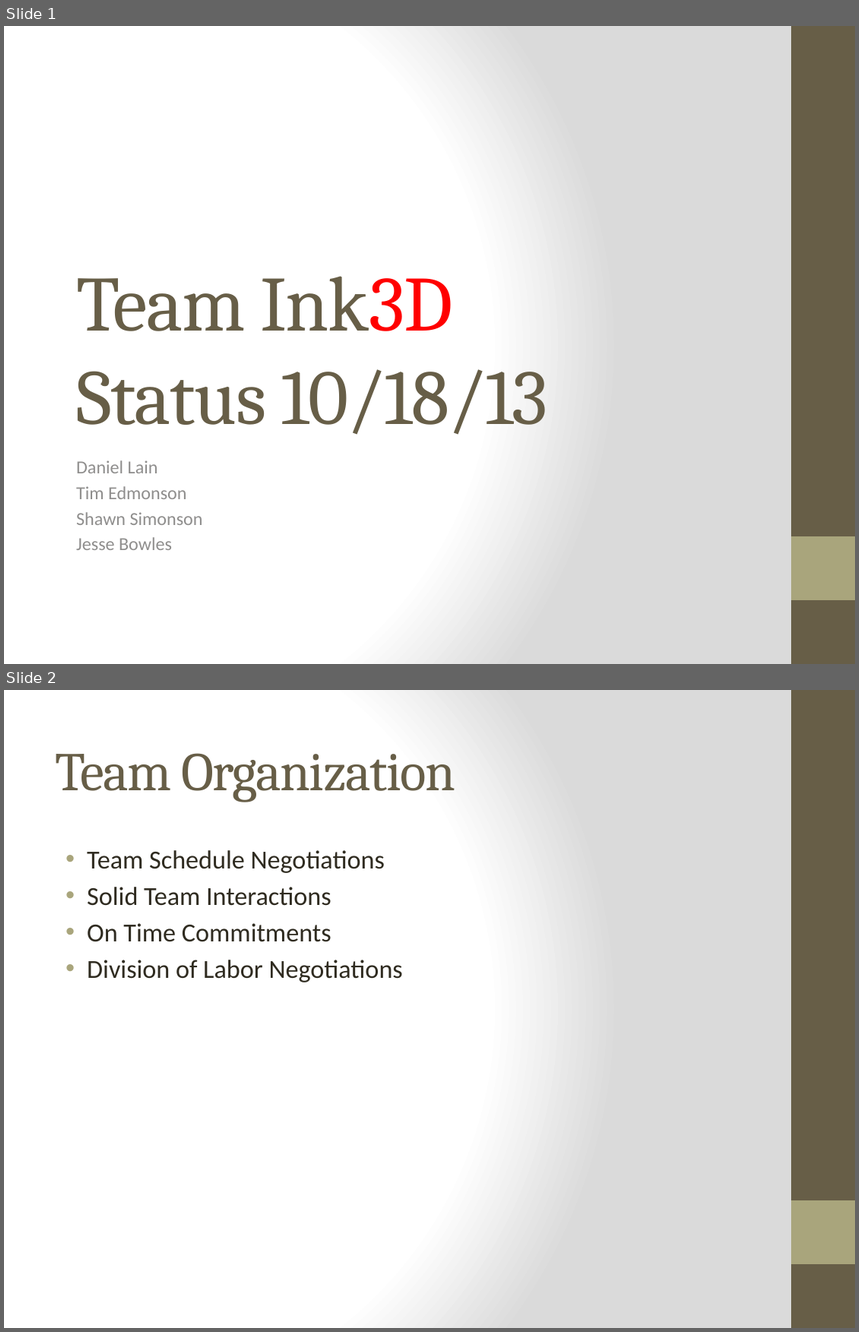
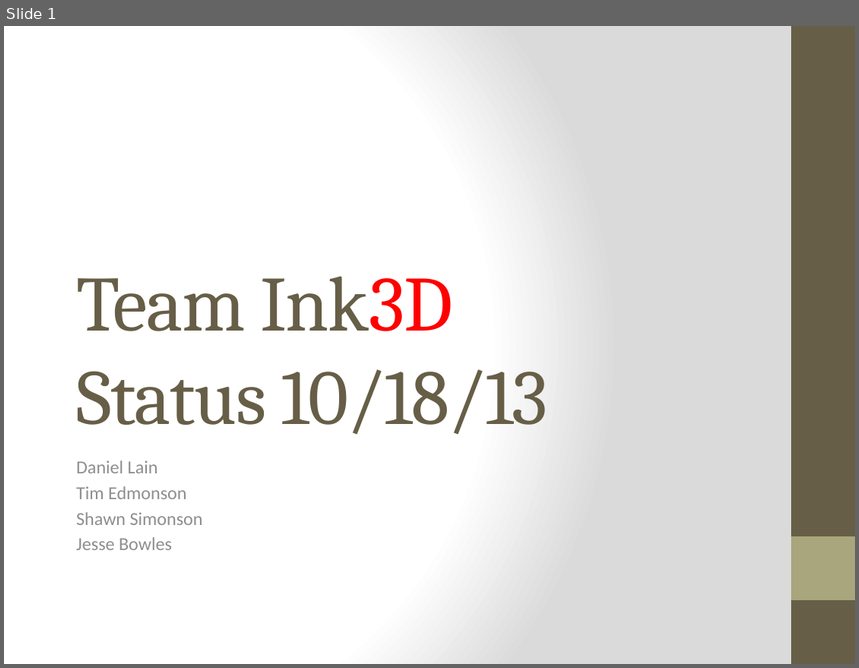
Before and after one commit to qpHalcy0n/SRDesign, a slide deck: Status Updates/2013 10 18.pptx. Shown one above the other, each under a label of ours: slides 1 and 2 before the commit, slide 1 after it. The pictures are 859x1332 and 859x668 pixels, drawn with LibreOffice and Linux fonts; fonts in the diff are those of the drawing. Boxes give left, top, right and bottom in pixels: in the first picture for what was removed or moved away, otherwise in the second. Text is boxed around its words. In the diff, an @@ line names an element or a change of style, - is before the commit and + after.

```diff
--- a/Status Updates/2013 10 18.pptx
+++ b/Status Updates/2013 10 18.pptx
@@ slide 2 removed at [4,690,855,1328], background gradient #FFFFFF to #DADADA; not listed: 2 template elements that a slide beside it also shows @@
@@ title removed at [55,753,455,802] @@
-Team Organization
@@ text removed at [87,850,403,983] @@
-• Team Schedule Negotiations
-• Solid Team Interactions
-• On Time Commitments
-• Division of Labor Negotiations
```
Also in this commit, not shown: 1 slide changed, 4 slides added, 1 other file.
